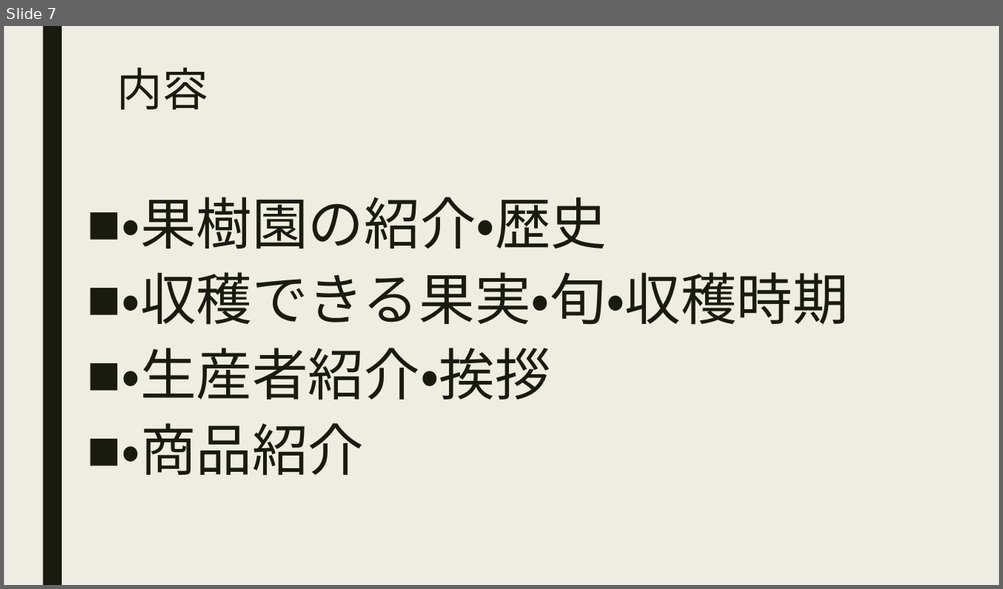
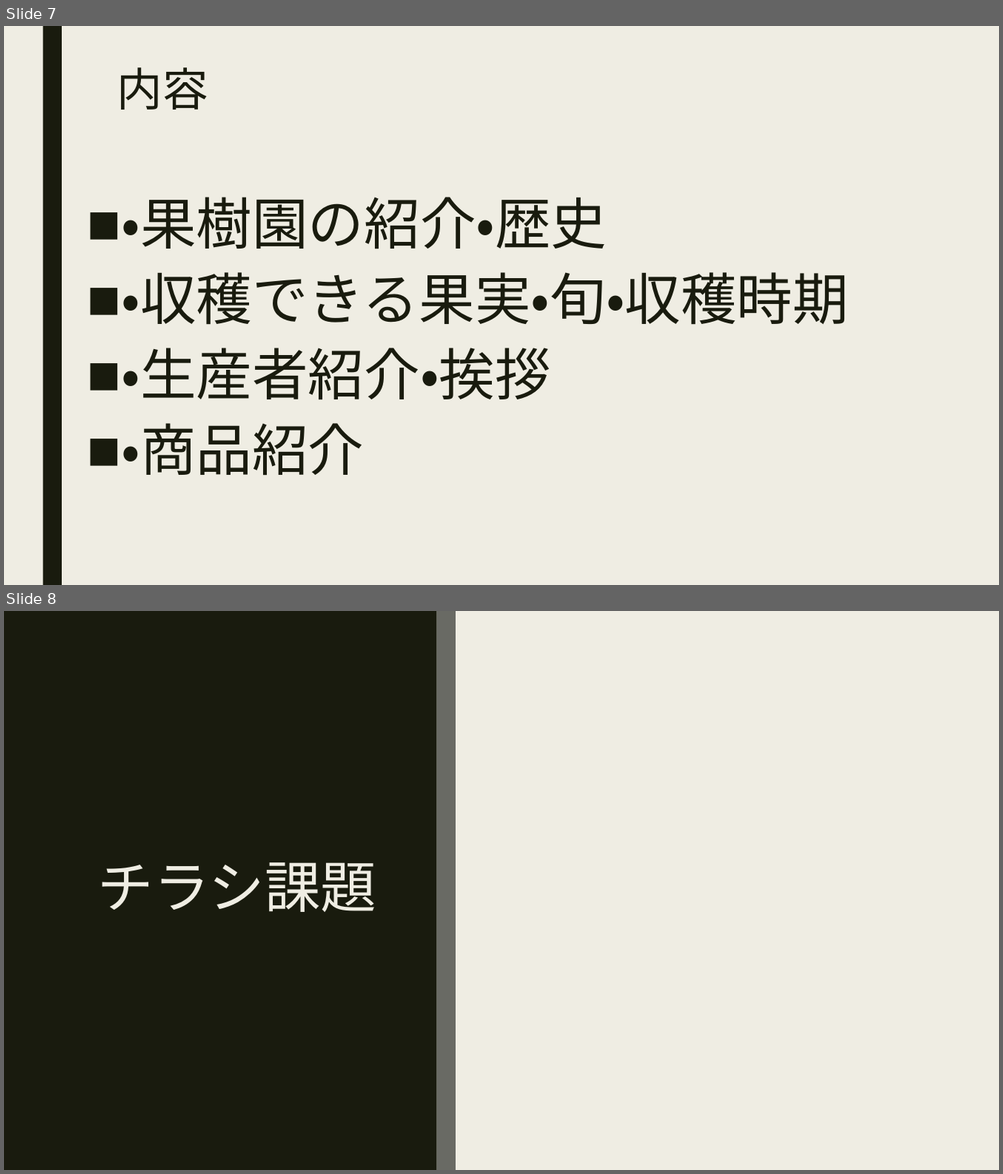
Before and after one commit to kyarame0711/Web, a slide deck: 中間発表.pptx. Shown one above the other, each under a label of ours: slide 7 before the commit, slides 7 and 8 after it. The pictures are 1003x589 and 1003x1174 pixels, drawn with LibreOffice and Linux fonts; fonts in the diff are those of the drawing. Boxes give left, top, right and bottom in pixels: in the first picture for what was removed or moved away, otherwise in the second. Text is boxed around its words. In the diff, an @@ line names an element or a change of style, - is before the commit and + after.

```diff
--- a/中間発表.pptx
+++ b/中間発表.pptx
@@ slide 8 added at bbox=[4, 611, 999, 1170], background #EFEDE3; not listed: 1 template element that a slide beside it also shows @@
@@ rectangle added at bbox=[4, 611, 437, 1170], fill #191B0E @@
@@ rectangle added at bbox=[437, 611, 455, 1170], fill #696A64 @@
@@ title added at bbox=[98, 863, 376, 912], 54 pt, text #EFEDE3 @@
+チラシ課題
```
Also in this commit, not shown: 1 other slide added, 1 other file.
